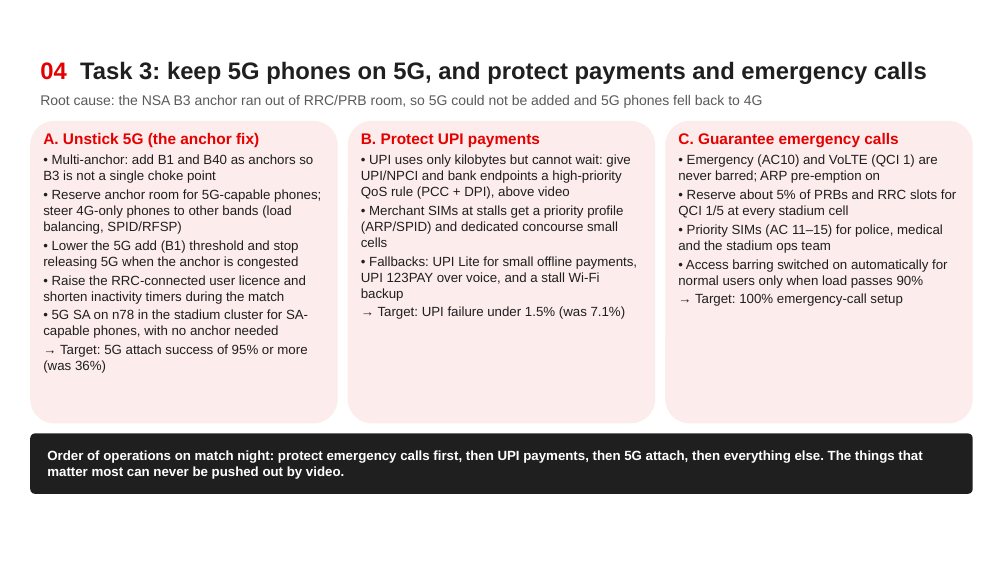
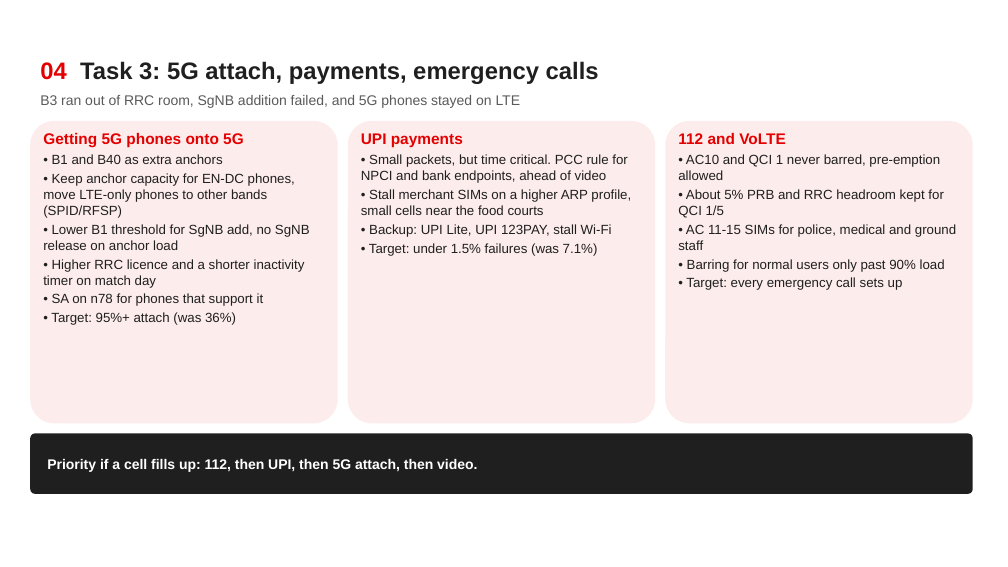
Before and after one commit to ShreyaNarasimhaKamath/Airtel_Synq_Hackathon-, a slide deck: slide 5 of Airtel_Sync_Stadium_Surge.pptx. Drawn at 1008x567 pixels with LibreOffice and Linux fonts; fonts in the diff are those of the drawing; background and template pictures are left out. Boxes give left, top, right and bottom in pixels: in the first picture for what was removed or moved away, otherwise in the second. Text is boxed around its words. In the diff, an @@ line names an element or a change of style, - is before the commit and + after.

Commit message:
Rewrite deck and README text, fuller competitive analysis, updated figures

```diff
--- a/Airtel_Sync_Stadium_Surge.pptx
+++ b/Airtel_Sync_Stadium_Surge.pptx
@@ text at box(40, 61, 599, 84): text changed @@
-04 Task 3: keep 5G phones on 5G, and protect payments and emergency calls
+04 Task 3: 5G attach, payments, emergency calls
@@ text at box(40, 95, 521, 108): text changed @@
-Root cause: the NSA B3 anchor ran out of RRC/PRB room, so 5G could not be added and 5G phones fell back to 4G
+B3 ran out of RRC room, SgNB addition failed, and 5G phones stayed on LTE
@@ text at box(43, 133, 310, 325): text changed @@
-A. Unstick 5G (the anchor fix)
-• Multi-anchor: add B1 and B40 as anchors so B3 is not a single choke point
-• Reserve anchor room for 5G-capable phones; steer 4G-only phones to other bands (load balancing, SPID/RFSP)
-• Lower the 5G add (B1) threshold and stop releasing 5G when the anchor is congested
-• Raise the RRC-connected user licence and shorten inactivity timers during the match
-• 5G SA on n78 in the stadium cluster for SA-capable phones, with no anchor needed
-→ Target: 5G attach success of 95% or more (was 36%)
+Getting 5G phones onto 5G
+• B1 and B40 as extra anchors
+• Keep anchor capacity for EN-DC phones, move LTE-only phones to other bands (SPID/RFSP)
+• Lower B1 threshold for SgNB add, no SgNB release on anchor load
+• Higher RRC licence and a shorter inactivity timer on match day
+• SA on n78 for phones that support it
+• Target: 95%+ attach (was 36%)
@@ text at box(361, 133, 631, 256): text changed @@
-B. Protect UPI payments
-• UPI uses only kilobytes but cannot wait: give UPI/NPCI and bank endpoints a high-priority QoS rule (PCC + DPI), above video
-• Merchant SIMs at stalls get a priority profile (ARP/SPID) and dedicated concourse small cells
-• Fallbacks: UPI Lite for small offline payments, UPI 123PAY over voice, and a stall Wi-Fi backup
-→ Target: UPI failure under 1.5% (was 7.1%)
+UPI payments
+• Small packets, but time critical. PCC rule for NPCI and bank endpoints, ahead of video
+• Stall merchant SIMs on a higher ARP profile, small cells near the food courts
+• Backup: UPI Lite, UPI 123PAY, stall Wi-Fi
+• Target: under 1.5% failures (was 7.1%)
@@ text at box(678, 133, 956, 290): text changed @@
-C. Guarantee emergency calls
-• Emergency (AC10) and VoLTE (QCI 1) are never barred; ARP pre-emption on
-• Reserve about 5% of PRBs and RRC slots for QCI 1/5 at every stadium cell
-• Priority SIMs (AC 11–15) for police, medical and the stadium ops team
-• Access barring switched on automatically for normal users only when load passes 90%
-→ Target: 100% emergency-call setup
+112 and VoLTE
+• AC10 and QCI 1 never barred, pre-emption allowed
+• About 5% PRB and RRC headroom kept for QCI 1/5
+• AC 11-15 SIMs for police, medical and ground staff
+• Barring for normal users only past 90% load
+• Target: every emergency call sets up
@@ text at box(47, 459, 477, 472): text changed; size 9.5 to 10 pt @@
-Order of operations on match night: protect emergency calls first, then UPI payments, then 5G attach, then everything else. The things that matter most can never be pushed out by video.
+Priority if a cell fills up: 112, then UPI, then 5G attach, then video.
```
Also in this commit, not shown: 7 other slides changed, 5 other files.
